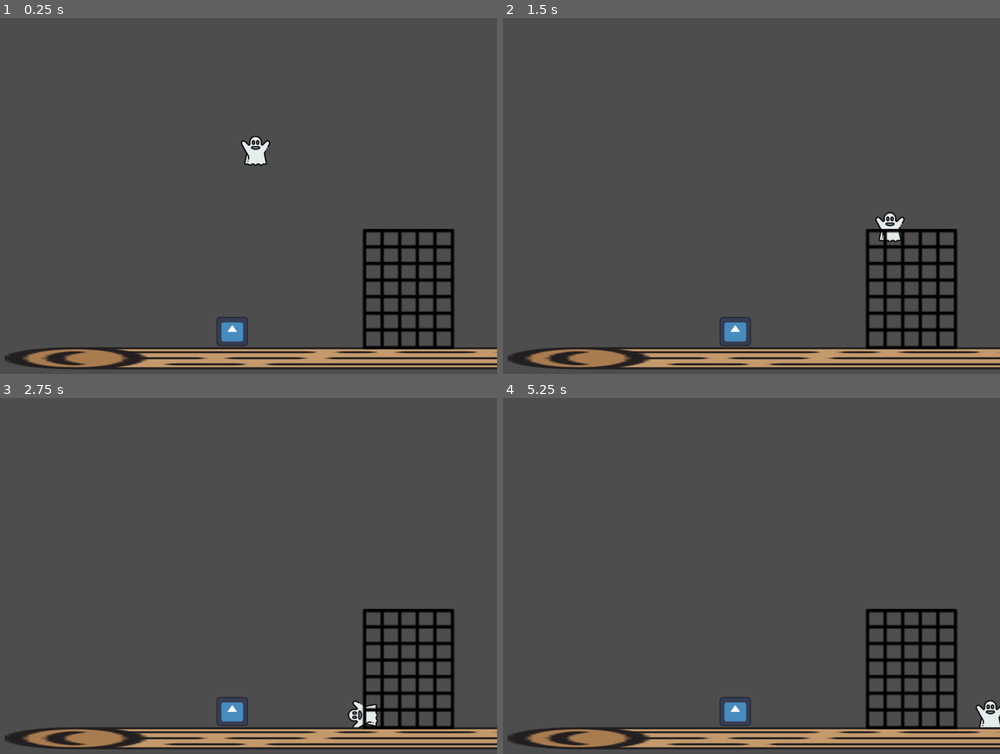
Above: before the commit, frames 1-4 (two rows, left to right).
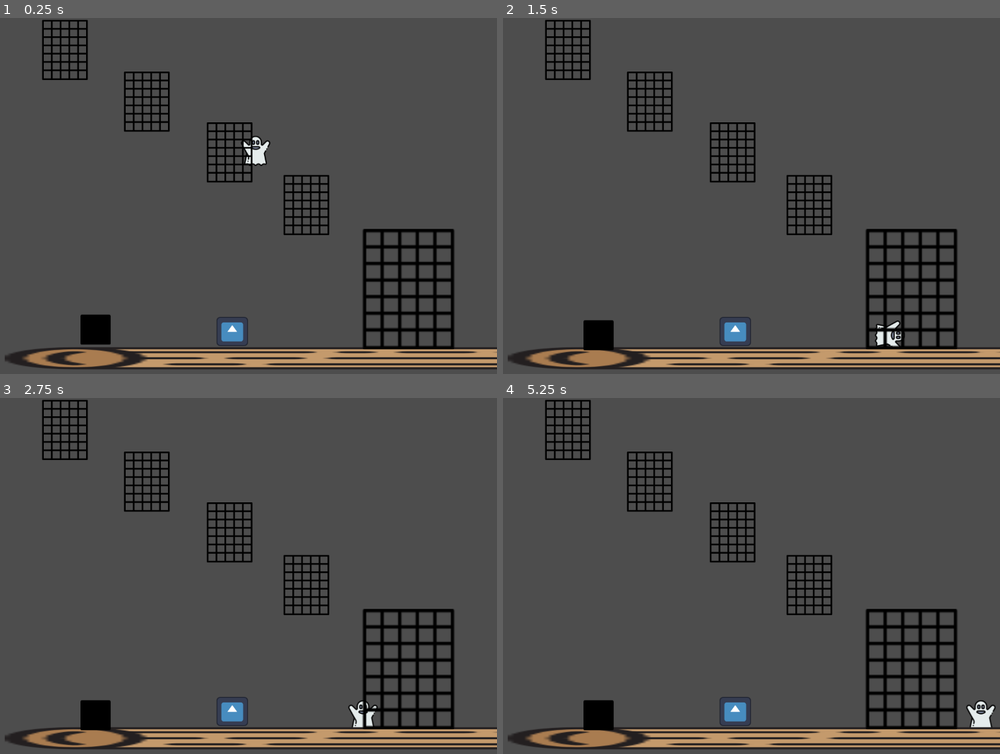
Above: after the commit, the same moments.

Repository: Shinkusen/Bug-me-out
Game: Godot game, scene res://tscn/cenario_1.tscn
The game is run twice, just before and just after one commit, with the same random seed, the same clock (stepped at 60 frames per second) and the same inputs. The engine's default icon, where the game draws it, is replaced by a stand-in: a white triangle on a blue panel in a dark square.
Inputs:
- Up to frame 1 (0.25 s): no input
- Up to frame 2 (1.5 s): hold D (right) from 0.53 s (still down); tap Space (climb) at 0.6, 1.35 s; tap W (up) at 0.77 s
- Up to frame 3 (2.75 s): tap W (up) at 1.52 s; release D (right) at 2.03 s; hold A (left) from 2.03 s (still down); tap E (eat) at 2.1 s; tap Space (climb) at 2.3 s
- Up to frame 4 (5.25 s): release A (left) at 2.78 s; hold D (right) 2.78-4.28 s; tap Shift (fly) at 2.85 s; tap W (up) at 3.02, 3.77, 4.52 s; tap Space (climb) at 3.05, 3.6, 4.35 s; tap Enter at 4.25 s; hold A (left) 4.28-5.03 s; hold D (right) from 5.03 s (still down); tap E (eat) at 5.1 s

The runs differ from the first frame. In frame 1, 3.2% of the frame differs, in the area x 8-67%, y 0-92%; in frame 2, 3.8%, in the area x 8-81%, y 0-94%; in frame 3, 3.5%; in frame 4, 3.6%.

Commit message:
bloco e cenario 1 com grade

Diff:
--- a/scripts/Game_Controller.gd
+++ b/scripts/Game_Controller.gd
@@ -1,9 +1,12 @@
 extends Node
+
+var player: CharacterBody2D
 
 var camera_atual_cenario: Camera2D
 var _global_fade_rect: ColorRect
 var in_transition_fade: bool = false
 var proxima_cena_path: String = ""
+var can_climb: bool = false
 
 func _ready() -> void:
 	_criar_tela_preta_global()
--- /dev/null
+++ b/scripts/grade.gd
@@ -0,0 +1,11 @@
+extends Area2D
+
+func _on_body_entered(body: Node2D) -> void:
+	if body.name == "Player":
+		GameController.can_climb = true
+
+func _on_body_exited(body: Node2D) -> void:
+	if body.name == "Player" and !GameController.in_transition_fade:
+		GameController.can_climb = false
+		GameController.player.climbing = false
+		GameController.player.sprite.rotation = 0
--- a/scripts/player.gd
+++ b/scripts/player.gd
@@ -17,17 +17,23 @@
 
 var edibles = 0
 
+func _init() -> void:
+	GameController.player = self
+
 func add_edible():
 	edibles += 1
 	print("Edibles eaten:", edibles)
 
 func _process(_delta):
-	if Input.is_action_just_pressed("climb"):
+	if GameController.can_climb and Input.is_action_just_pressed("climb"):
 		climbing = !climbing
 		if not climbing:
 			sprite.rotation = 0
 
 func _physics_process(delta):
+	if GameController.in_transition_fade:
+		return
+
 	var input_direction = Input.get_vector("left", "right", "up", "down")
 
 	if input_direction.x > 0:
@@ -98,3 +104,15 @@
 		return
 
 	move_and_slide()
+
+	for i in get_slide_collision_count():
+		var collision = get_slide_collision(i)
+		var collider = collision.get_collider()
+
+		if collider is RigidBody2D:
+			# Calcula a direção do empurrão (inverso da normal da colisão)
+			var push_direction = -collision.get_normal()
+
+			# Aplica uma força de empurrão (Ajuste o 100.0 conforme necessário)
+			# Usamos apply_central_impulse para um "tranco" físico
+			collider.apply_central_impulse(push_direction * 100.0)
--- /dev/null
+++ b/tscn/bloco.tscn
@@ -0,0 +1,15 @@
+[gd_scene format=3 uid="uid://csstd0twl0uiq"]
+
+[ext_resource type="Texture2D" uid="uid://bvgnjnywh80sk" path="res://sprites/sombra-quadrada.png" id="1_ifawr"]
+
+[sub_resource type="RectangleShape2D" id="RectangleShape2D_ifawr"]
+size = Vector2(64, 64)
+
+[node name="Bloco" type="RigidBody2D" unique_id=130143305]
+lock_rotation = true
+
+[node name="Sprite2D" type="Sprite2D" parent="." unique_id=234945262]
+texture = ExtResource("1_ifawr")
+
+[node name="CollisionShape2D" type="CollisionShape2D" parent="." unique_id=1748454161]
+shape = SubResource("RectangleShape2D_ifawr")
--- a/tscn/cenario_1.tscn
+++ b/tscn/cenario_1.tscn
@@ -6,8 +6,10 @@
 [ext_resource type="Texture2D" uid="uid://bya41xu5mbooo" path="res://sprites/rede.png" id="3_rnlh3"]
 [ext_resource type="Texture2D" uid="uid://ct3y651ehxbg5" path="res://sprites/Black.png" id="4_a4twe"]
 [ext_resource type="Script" uid="uid://dqe31iawldfam" path="res://scripts/transicao_up.gd" id="5_lhw36"]
+[ext_resource type="Script" uid="uid://bg18koecqqjm0" path="res://scripts/grade.gd" id="5_nkgjo"]
 [ext_resource type="Script" uid="uid://c4se11iu7jggi" path="res://scripts/edible_object.gd" id="7_ag815"]
 [ext_resource type="Texture2D" uid="uid://dgqeo3m2op52p" path="res://icon.svg" id="7_vybtd"]
+[ext_resource type="PackedScene" uid="uid://csstd0twl0uiq" path="res://tscn/bloco.tscn" id="10_pxtd2"]
 
 [sub_resource type="RectangleShape2D" id="RectangleShape2D_640eb"]
 size = Vector2(126.90001, 40)
@@ -41,14 +43,59 @@
 position = Vector2(-0.44999695, 3)
 shape = SubResource("RectangleShape2D_640eb")
 
-[node name="Grade" type="Sprite2D" parent="." unique_id=1625187329]
+[node name="Grade_1" type="Sprite2D" parent="." unique_id=1625187329]
 position = Vector2(1012, 577)
 scale = Vector2(2, 2)
 texture = ExtResource("3_rnlh3")
 
-[node name="Area2D" type="Area2D" parent="Grade" unique_id=1219768017]
+[node name="Area" type="Area2D" parent="Grade_1" unique_id=1219768017]
+script = ExtResource("5_nkgjo")
 
-[node name="CollisionShape2D" type="CollisionShape2D" parent="Grade/Area2D" unique_id=1123390131]
+[node name="Collision" type="CollisionShape2D" parent="Grade_1/Area" unique_id=1123390131]
+position = Vector2(0, -0.25)
+shape = SubResource("RectangleShape2D_rnlh3")
+
+[node name="Grade_2" type="Sprite2D" parent="." unique_id=1861302714]
+position = Vector2(795, 398)
+texture = ExtResource("3_rnlh3")
+
+[node name="Area" type="Area2D" parent="Grade_2" unique_id=2087887517]
+script = ExtResource("5_nkgjo")
+
+[node name="Collision" type="CollisionShape2D" parent="Grade_2/Area" unique_id=1482799900]
+position = Vector2(0, -0.25)
+shape = SubResource("RectangleShape2D_rnlh3")
+
+[node name="Grade_3" type="Sprite2D" parent="." unique_id=1914731137]
+position = Vector2(632, 286)
+texture = ExtResource("3_rnlh3")
+
+[node name="Area" type="Area2D" parent="Grade_3" unique_id=2061583359]
+script = ExtResource("5_nkgjo")
+
+[node name="Collision" type="CollisionShape2D" parent="Grade_3/Area" unique_id=633712980]
+position = Vector2(0, -0.25)
+shape = SubResource("RectangleShape2D_rnlh3")
+
+[node name="Grade_4" type="Sprite2D" parent="." unique_id=2099054804]
+position = Vector2(456, 178)
+texture = ExtResource("3_rnlh3")
+
+[node name="Area" type="Area2D" parent="Grade_4" unique_id=950071121]
+script = ExtResource("5_nkgjo")
+
+[node name="Collision" type="CollisionShape2D" parent="Grade_4/Area" unique_id=1234141135]
+position = Vector2(0, -0.25)
+shape = SubResource("RectangleShape2D_rnlh3")
+
+[node name="Grade_5" type="Sprite2D" parent="." unique_id=1554880999]
+position = Vector2(282, 68)
+texture = ExtResource("3_rnlh3")
+
+[node name="Area" type="Area2D" parent="Grade_5" unique_id=1662915015]
+script = ExtResource("5_nkgjo")
+
+[node name="Collision" type="CollisionShape2D" parent="Grade_5/Area" unique_id=1810316606]
 position = Vector2(0, -0.25)
 shape = SubResource("RectangleShape2D_rnlh3")
 
@@ -85,4 +132,17 @@
 position = Vector2(692, 663.5)
 shape = SubResource("RectangleShape2D_vybtd")
 
+[node name="Bloco" parent="." unique_id=130143305 instance=ExtResource("10_pxtd2")]
+position = Vector2(347, 635)
+
+[connection signal="body_entered" from="Grade_1/Area" to="Grade_1/Area" method="_on_body_entered"]
+[connection signal="body_exited" from="Grade_1/Area" to="Grade_1/Area" method="_on_body_exited"]
+[connection signal="body_entered" from="Grade_2/Area" to="Grade_2/Area" method="_on_body_entered"]
+[connection signal="body_exited" from="Grade_2/Area" to="Grade_2/Area" method="_on_body_exited"]
+[connection signal="body_entered" from="Grade_3/Area" to="Grade_3/Area" method="_on_body_entered"]
+[connection signal="body_exited" from="Grade_3/Area" to="Grade_3/Area" method="_on_body_exited"]
+[connection signal="body_entered" from="Grade_4/Area" to="Grade_4/Area" method="_on_body_entered"]
+[connection signal="body_exited" from="Grade_4/Area" to="Grade_4/Area" method="_on_body_exited"]
+[connection signal="body_entered" from="Grade_5/Area" to="Grade_5/Area" method="_on_body_entered"]
+[connection signal="body_exited" from="Grade_5/Area" to="Grade_5/Area" method="_on_body_exited"]
 [connection signal="body_entered" from="Area_Transition_Black" to="Area_Transition_Black" method="_on_body_entered"]
Not shown, added: scripts/grade.gd.uid
Binary file added: sprites/sombra-quadrada.png
Not shown, added: sprites/sombra-quadrada.png.import
